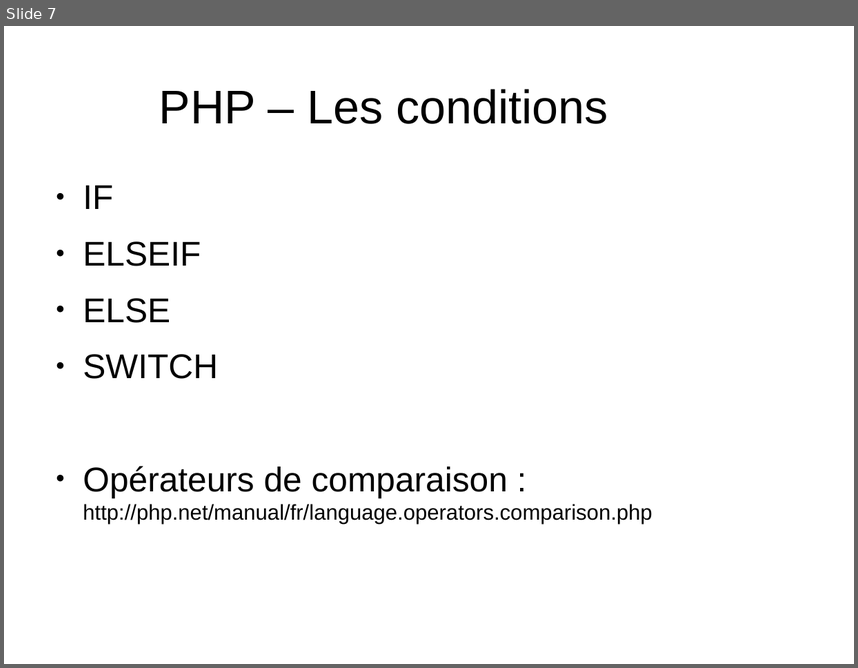
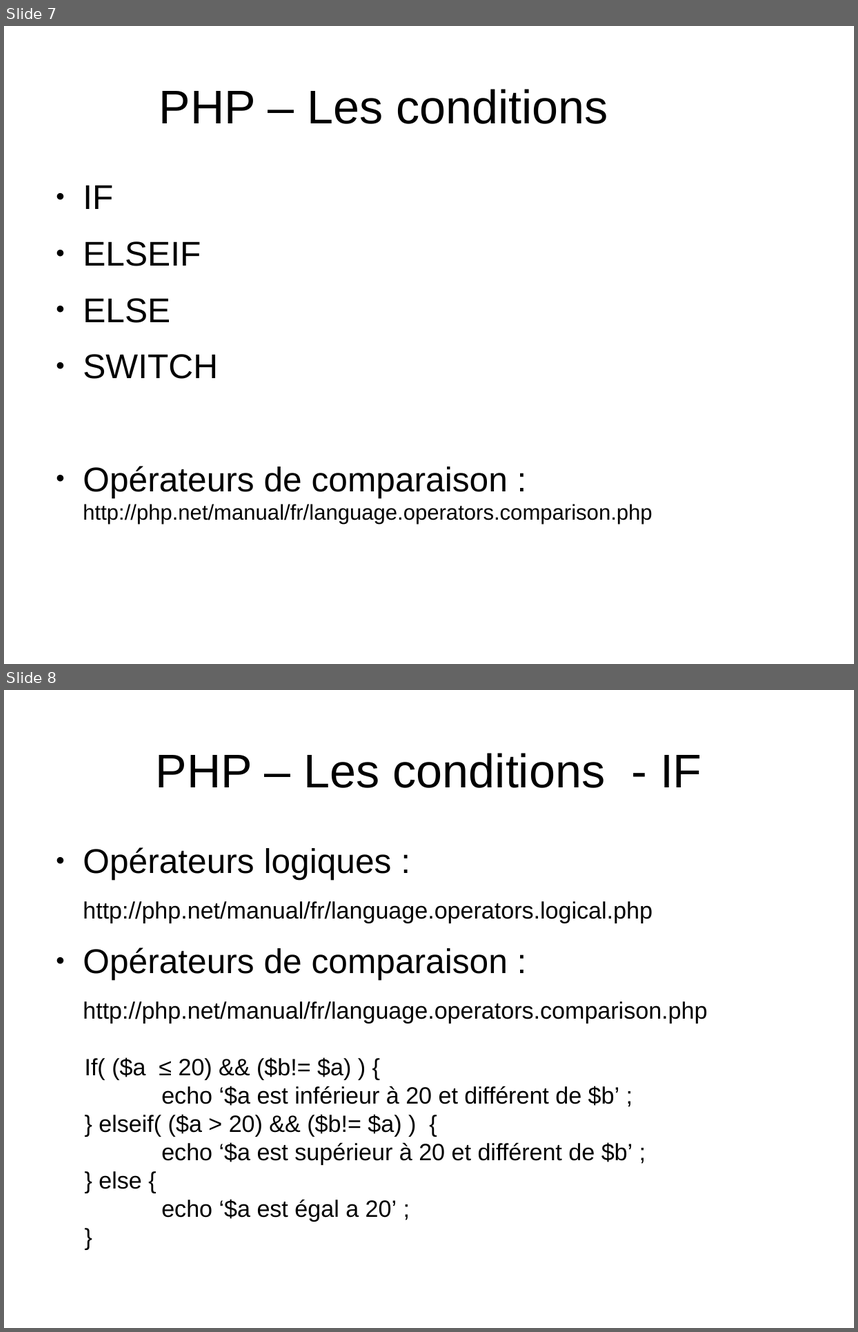
Before and after one commit to NicoM88/formation, a slide deck: PHP/formation.odp. Shown one above the other, each under a label of ours: slide 7 before the commit, slides 7 and 8 after it. The pictures are 858x668 and 858x1332 pixels, drawn with LibreOffice and Linux fonts; fonts in the diff are those of the drawing. Boxes give left, top, right and bottom in pixels: in the first picture for what was removed or moved away, otherwise in the second. Text is boxed around its words. In the diff, an @@ line names an element or a change of style, - is before the commit and + after.

```diff
--- a/PHP/formation.odp
+++ b/PHP/formation.odp
@@ slide 8 added at [4,690,854,1328], background #FFFFFF @@
@@ title added at [156,753,702,788], 44 pt, text #000000 @@
+PHP – Les conditions - IF
@@ text added at [83,847,707,1023], 22 pt, text #000000 @@
+● Opérateurs logiques :
+http://php.net/manual/fr/language.operators.logical.php
+● Opérateurs de comparaison :
+http://php.net/manual/fr/language.operators.comparison.php
@@ text added at [85,1057,633,1221], 22 pt, text #000000 @@
+If( ($a ≤ 20) && ($b!= $a) ) {
+echo ‘$a est inférieur à 20 et différent de $b’ ;
+} elseif( ($a > 20) && ($b!= $a) ) {
+echo ‘$a est supérieur à 20 et différent de $b’ ;
+} else {
+echo ‘$a est égal a 20’ ;
+}
```
Also in this commit, not shown: 1 slide changed, 5 other slides added, 5 other files.
